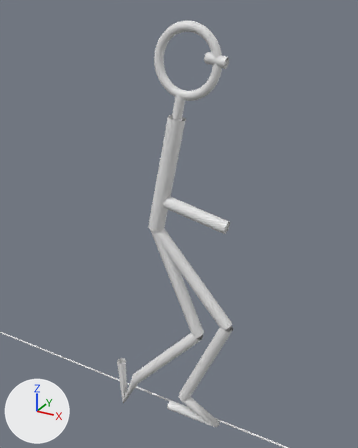
A saved change to the Blender file character_authoring/run.blend.
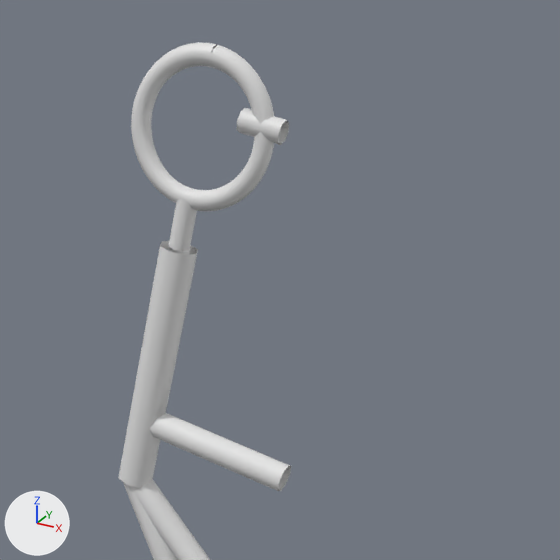
Each version is shown whole from a 50 mm lens placed at (0.897, -1.453, 0.847), pointed at (0.064, 0.061, 0.09), then close up on the part from 26% to 100% of the width and 0% to 60% of the height. The lights are fixed; the arrows at lower left show +X, +Y and +Z. The first two pictures are the older version.

Names of what the first close-up shows: 'Facing', 'Head', 'Neck', 'Torso', 'left_hand segment', 'left_knee segment', 'right_hand segment', 'right_knee segment' and 1 more.
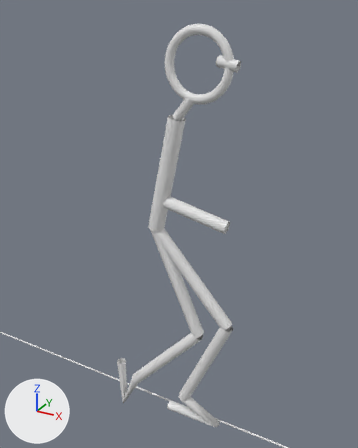
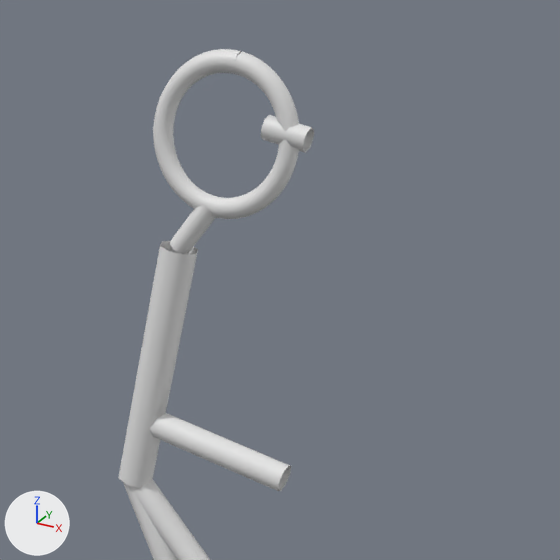
ob_neck is not drawn itself; it is the parent of ob_head.

What changed in the scene script:
```text
Change cu_neck:
    where _sp = cu_neck.splines.new('POLY'); _sp.points.add(1)
    remove _sp.points.foreach_set('co', [0.0, 0.0, 0.0, 1.0, 0.0, 0.0, 0.08, 1.0])
    add _sp.points.foreach_set('co', [0.0, 0.0, 0.0, 1.0, 0.04, 0.0, 0.08, 1.0])
Change ob_neck:
    ob_neck.location: (0.0, 0.0, 0.08) -> (0.04, 0.0, 0.08)
```

Boxes [x1, y1, x2, y2] around the edits, measured in the close-ups (560 x 560 px):
'Head', moved
    before: [131, 42, 274, 211]
    after: [153, 49, 299, 219]
'Facing', moved
    before: [237, 108, 289, 145]
    after: [261, 115, 314, 153]
'Neck', reshaped (57% wider)
    before: [168, 199, 197, 251]
    after: [170, 205, 216, 255]
